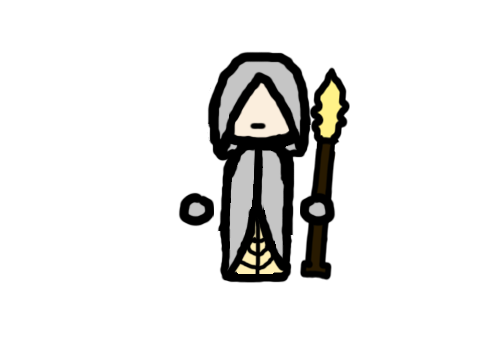
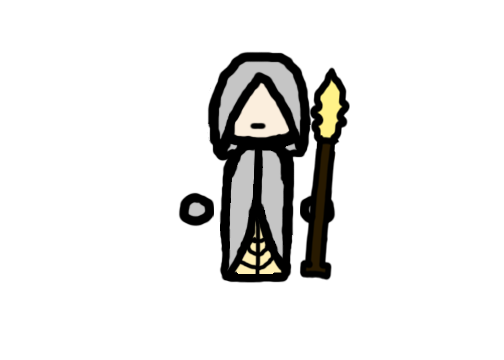
Layer changes from the first 504 × 360 image to the second:
moved "Layer 11" above "Layer 12", painted on it over [299, 82, 343, 275]
moved "Layer 12" above "Layer 7", painted on it over [308, 82, 343, 227]
painted on "Layer 7" over [222, 112, 231, 134]
painted on "Layer 9" over [198, 178, 310, 273]
